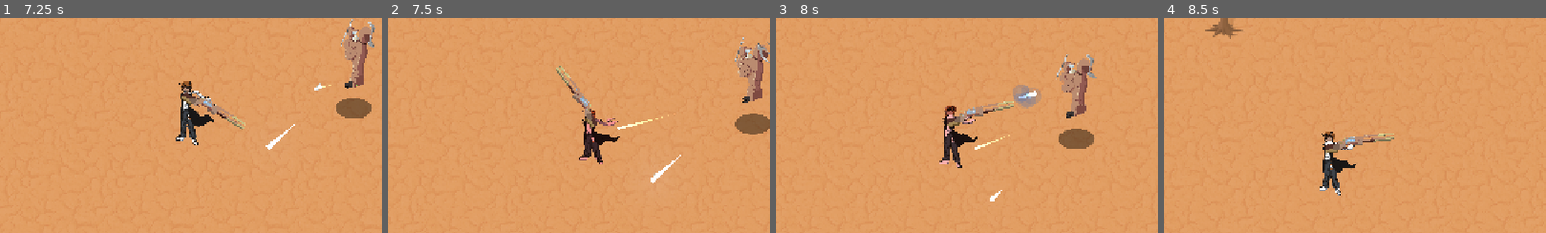
Above: before the commit, frames 1-4 (left to right).
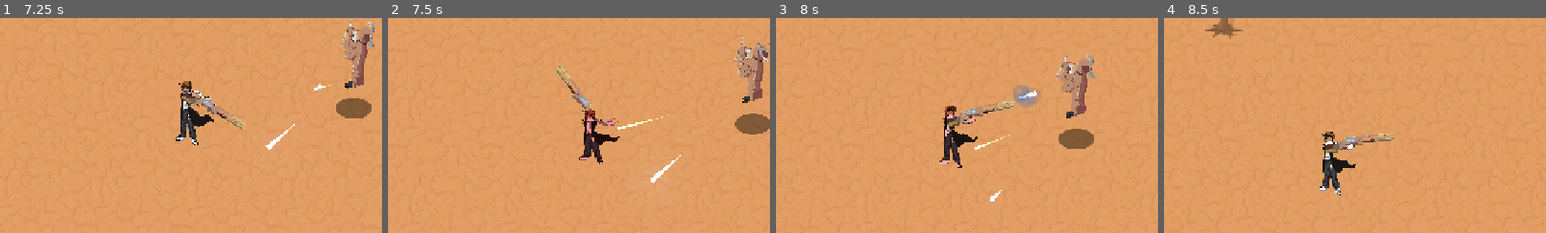
Above: after the commit, the same moments.

Repository: chiefpat450119/GMTK-2026
Game: Godot game, scene res://scenes/main.tscn
Same seed, same stepped clock (60 frames per second), same inputs: the game is played once before the commit and once after it. The engine's default icon, where the game draws it, is replaced by a stand-in: a white triangle on a blue panel in a dark square.
Inputs (mouse positions are % of the whole screen's width and height, from its top left):
- Up to frame 1 (7.25 s): tap Enter at 0.5 s; move the mouse to (72, 45) at 0.52 s; hold D (Right) 0.53-1.25 s; tap Shift (Dash) at 0.6, 5.1 s; click (72, 45) at 0.67 s; drag from (30, 55) to (45, 70) at 1.27 s; click "Play" at 2 s; move the mouse to (60, 28) at 2.77 s; hold D (Right) 2.78-3.5 s; tap U at 2.85, 6.6 s; click "Rail Gun" at 3.5 s; drag from (45, 70) to (19, 95) at 4.27 s; move the mouse to (80, 65) at 5.02 s; hold A (Left) 5.03-5.75 s; drag from (20, 35) to (95, 42) at 5.77 s; move the mouse to (55, 50) at 6.52 s; hold S (Down) from 6.53 s (still down); click (55, 50) at 6.67 s
- Up to frame 2 (7.5 s): release S (Down) at 7.25 s; drag from (35, 25) to (64, 41) at 7.27 s
- Up to frame 3 (8 s): no input
- Up to frame 4 (8.5 s): move the mouse to (72, 45) at 8.02 s; hold W (Up) from 8.03 s (still down); tap Shift (Dash) at 8.1 s
The pictures show only the part of the screen within x 25-75%, y 24-74%; the shares and areas given below are measured in that part.

Frame 1 is identical in both runs. In frame 2, 0.2% of the frame differs, in the area x 51-55%, y 43-52%; in frame 3, less than 0.1%; in frame 4, less than 0.1%.

Commit message:
fixed y sorting
fixed y sorting (disabled the spinny feature with the machine gun)

Diff:
--- a/scenes/entities/weapons/gun.gd
+++ b/scenes/entities/weapons/gun.gd
@@ -46,6 +46,7 @@
 
 var can_fire : bool = true
 var ani_sprite
+var gun = null
 # The node the draw order is actually toggled on. show_behind_parent only orders a
 # node against its own parent, so the flag has to live on the GunHolder — the gun
 # itself is nested under it and would only order against the holder.
@@ -61,6 +62,11 @@
 			ani_sprite = child
 	gun_holder = player.gun_holder
 
+func find_gun():
+	for child in gun_holder.get_children():
+		if child is Node2D:
+			gun = child
+
 func _physics_process(_delta: float) -> void:
 	look_at(get_global_mouse_position())
 	if abs(rad_to_deg(transform.get_rotation())) > 90:
@@ -71,15 +77,18 @@
 	# Makes the gun look like it's rotating around the player in 3D space
 	var left_threshold := -45
 	var right_threshold := -135
-	if ani_sprite and gun_holder: #no need to do this if there is no sprite to go behind
-		if rad_to_deg(transform.get_rotation()) < left_threshold and rad_to_deg(transform.get_rotation()) > right_threshold:
-			#including both of these is not techincally needed but
-			#if other things change it is probably more likely to work
-			gun_holder.set_draw_behind_parent(true)
-			ani_sprite.set_draw_behind_parent(false)
-		else:
-			gun_holder.set_draw_behind_parent(false)
-			ani_sprite.set_draw_behind_parent(true)
+	if not gun:
+		find_gun()
+	if gun is not MachineGun:
+		if ani_sprite and gun_holder: #no need to do this if there is no sprite to go behind
+			if rad_to_deg(transform.get_rotation()) < left_threshold and rad_to_deg(transform.get_rotation()) > right_threshold:
+				#including both of these is not techincally needed but
+				#if other things change it is probably more likely to work
+				gun_holder.set_draw_behind_parent(true)
+				ani_sprite.set_draw_behind_parent(false)
+			else:
+				gun_holder.set_draw_behind_parent(false)
+				ani_sprite.set_draw_behind_parent(true)
 
 func _unhandled_input(event: InputEvent) -> void:
 	if event.is_action_pressed("Fire"):
--- a/scenes/entities/weapons/machine_gun.tscn
+++ b/scenes/entities/weapons/machine_gun.tscn
@@ -33,7 +33,6 @@
 muzzle_flash = NodePath("Sprite2D/Projectile Spawn Point/MuzzleFlash")
 
 [node name="Sprite2D" type="Sprite2D" parent="." unique_id=1441832555]
-z_index = 3
 position = Vector2(53.052643, 3)
 scale = Vector2(0.2894737, 0.28947368)
 texture = ExtResource("8_s8eaq")
--- a/scenes/entities/weapons/railgun.tscn
+++ b/scenes/entities/weapons/railgun.tscn
@@ -39,7 +39,6 @@
 muzzle_flash = NodePath("Sprite2D/Bullet Spawn Point/MuzzleFlash")
 
 [node name="Sprite2D" type="Sprite2D" parent="." unique_id=1441832555]
-z_index = 3
 position = Vector2(60.408268, 0.065790415)
 scale = Vector2(0.06, 0.06)
 texture = ExtResource("8_yy7j6")
--- a/scenes/entities/weapons/shotgun.tscn
+++ b/scenes/entities/weapons/shotgun.tscn
@@ -34,7 +34,6 @@
 muzzle_flash = NodePath("Sprite2D/Projectile Spawn Point/MuzzleFlash")
 
 [node name="Sprite2D" type="Sprite2D" parent="." unique_id=1441832555]
-z_index = 3
 position = Vector2(60.408268, 0.065790415)
 scale = Vector2(0.32966837, 0.32966834)
 texture = ExtResource("8_hyjqx")
--- a/scenes/game/game_world.tscn
+++ b/scenes/game/game_world.tscn
@@ -93,6 +93,8 @@
 tile_set = SubResource("TileSet_wj4nx")
 
 [node name="Player" parent="YSortedItems" unique_id=1900000003 instance=ExtResource("3_plyr")]
+z_index = 0
+y_sort_enabled = false
 
 [node name="LevelComponent" type="Node" parent="YSortedItems/Player" unique_id=1900000007]
 script = ExtResource("6_level")
Not shown: 1 places in scenes/game/game_world.tscn that only renumber resources
